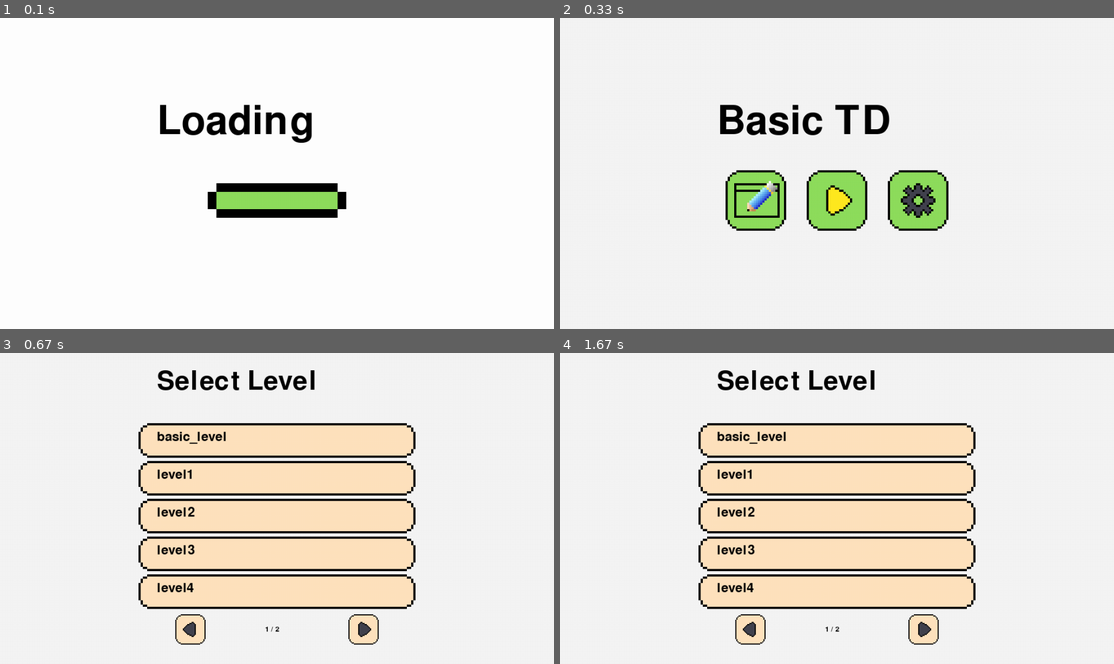
Above: before the commit, frames 1-4 (two rows, left to right).
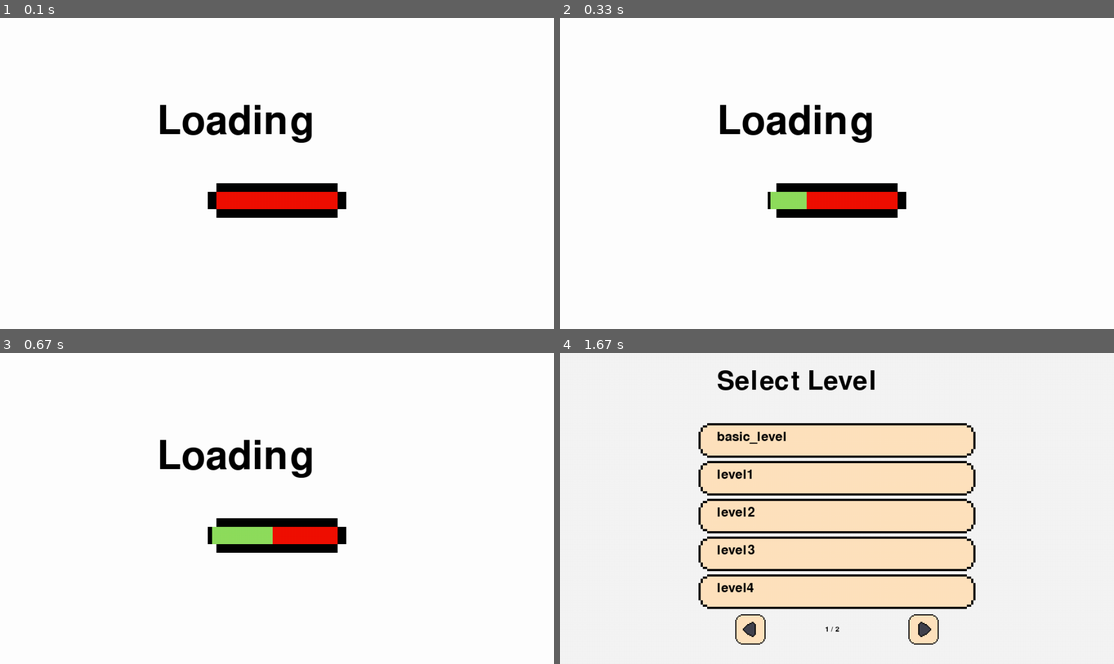
Above: after the commit, the same moments.

Repository: mtmattqq/PygameTD
Game: pygame game, started from main.py
Two runs of this game, one before a commit and one after it. Both use one fixed random seed, a clock stepped at 60 frames per second and the inputs below.
Inputs (mouse positions are in pixels of both pictures, inside the frame that each line leads up to):
- Up to frame 1 (0.1 s): no input
- Up to frame 2 (0.33 s): no input
- Up to frame 3 (0.67 s): click (277, 508) at 0.47 s
- Up to frame 4 (1.67 s): no input

The runs differ from the first frame. In frame 1, 1.3% of the frame differs, in the area x 39-61%, y 55-62%; in frame 2, 8.2%; in frame 3, 30%, in the area x 25-75%, y 5-94%; in frame 4, nothing differs.

Commit message:
Update main.py

Diff:
--- a/main.py
+++ b/main.py
@@ -65,12 +65,14 @@
 display_things()
 
 import tile
-progress = 20
+progress = 30
+pygame.time.delay(300)
 display_things()
 
 import tower
 import enemy
 progress = 50
+pygame.time.delay(300)
 display_things()
 
 import numpy as np
@@ -78,6 +80,7 @@
 import random
 import json
 progress = 80
+pygame.time.delay(300)
 display_things()
 
 import copy
